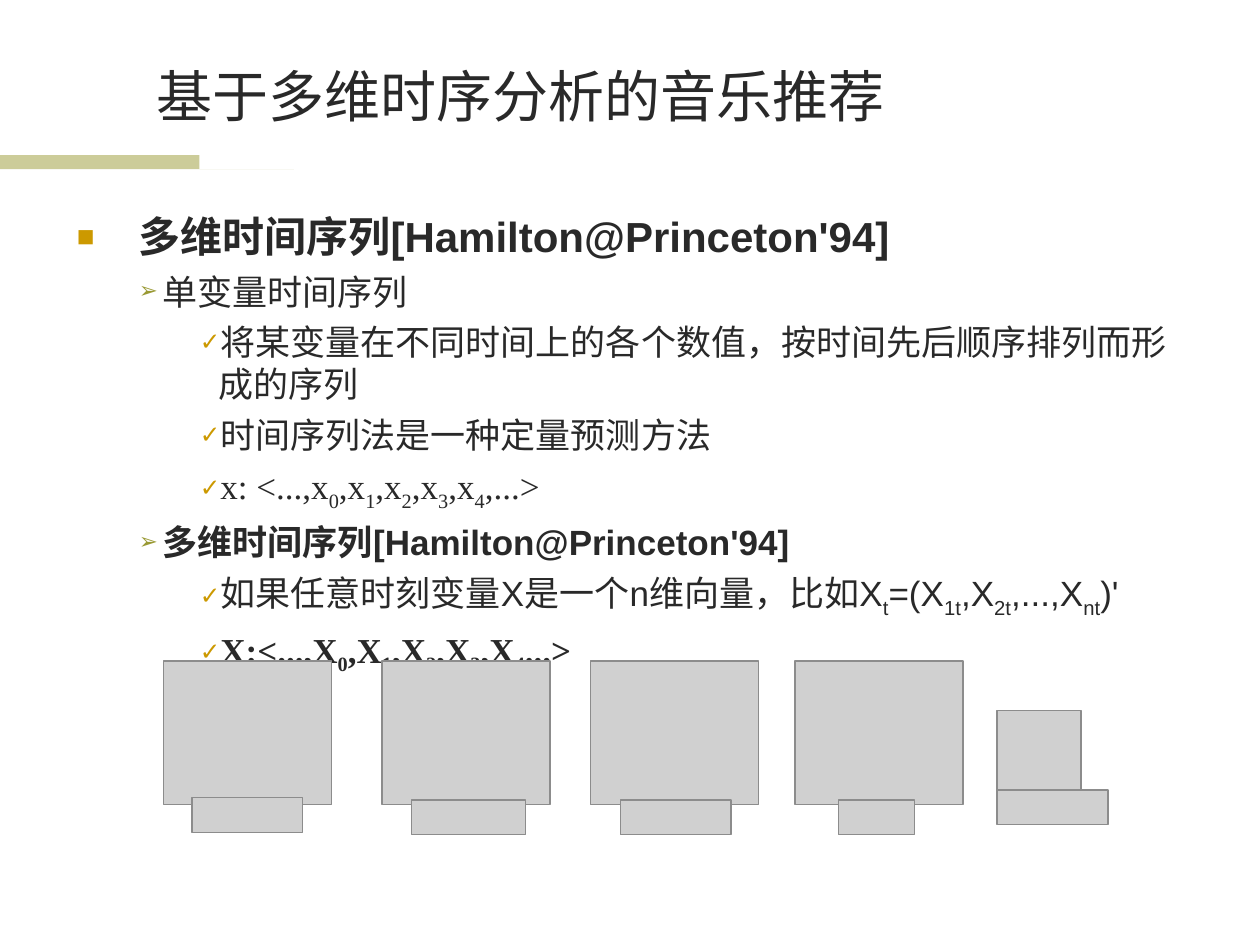
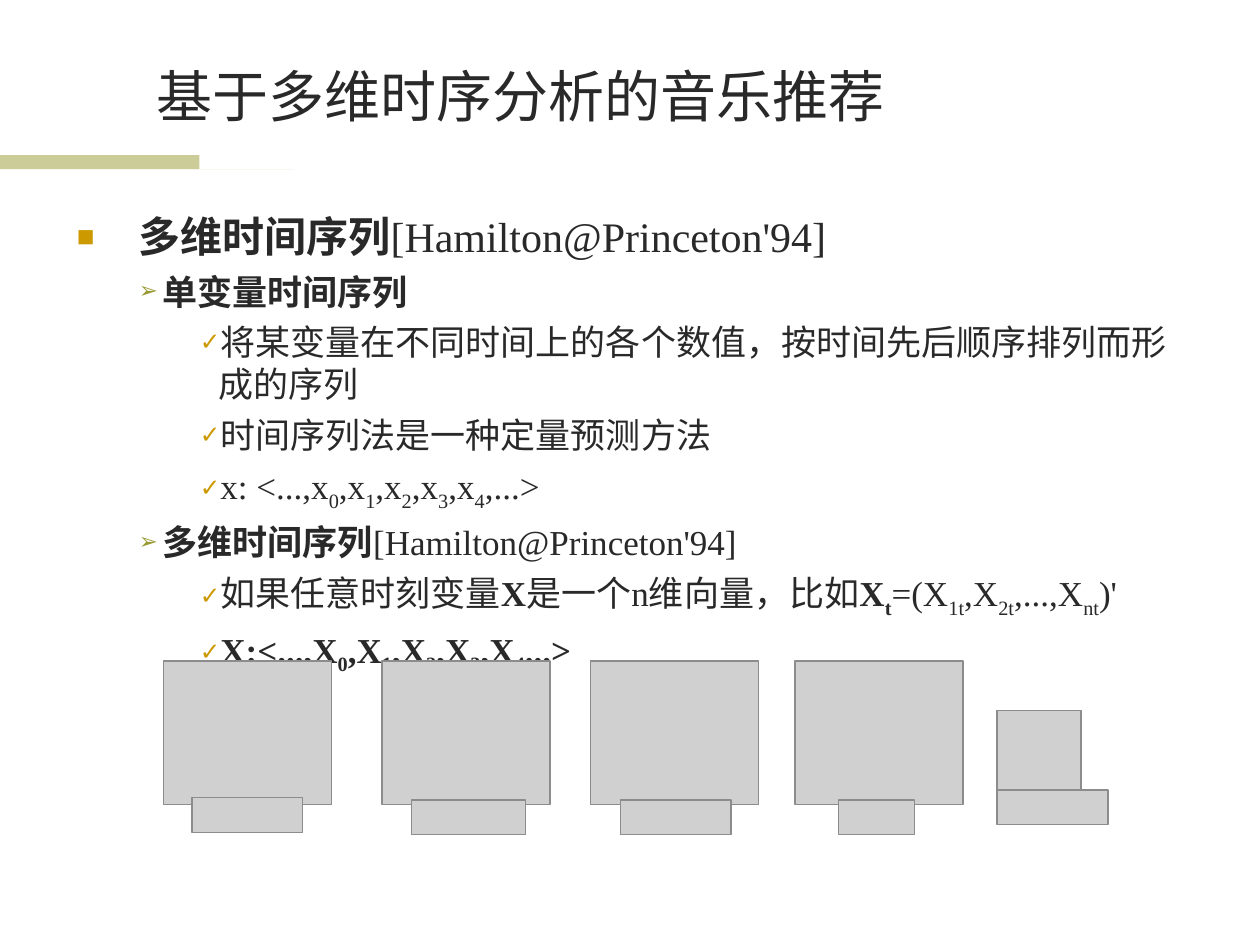
Before and after one commit to wwssttt/NJUThesis, a slide deck: slide 8 of ppt/一种基于时间序列分析的个性化音乐推荐系统及其实现.ppt. Drawn at 1260x945 pixels with LibreOffice and Linux fonts; fonts in the diff are those of the drawing; grey boxes stand for pictures; background and template pictures are left out. Boxes give left, top, right and bottom in pixels: in the first picture for what was removed or moved away, otherwise in the second. Text is boxed around its words. In the diff, an @@ line names an element or a change of style, - is before the commit and + after.

Commit message:
ppt4.3

```diff
--- a/ppt/一种基于时间序列分析的个性化音乐推荐系统及其实现.ppt
+++ b/ppt/一种基于时间序列分析的个性化音乐推荐系统及其实现.ppt
@@ text at (x1=139, y1=216, x2=884, y2=610): font Arial to Times New Roman in "多维时间序列[Hamilton@Princeton'94]", "多维时间序列[Hamilton@Princeton'94]", "如果任意时刻变量X是一个n维向量，比如Xt=(X1t,X2t,...,Xnt)'"; bold off in "多维时间序列[Hamilton@Princeton'94]", "多维时间序列[Hamilton@Princeton'94]"; bold on in "单变量时间序列", "如果任意时刻变量X是一个n维向量，比如Xt=(X1t,X2t,...,Xnt)'" @@
```
